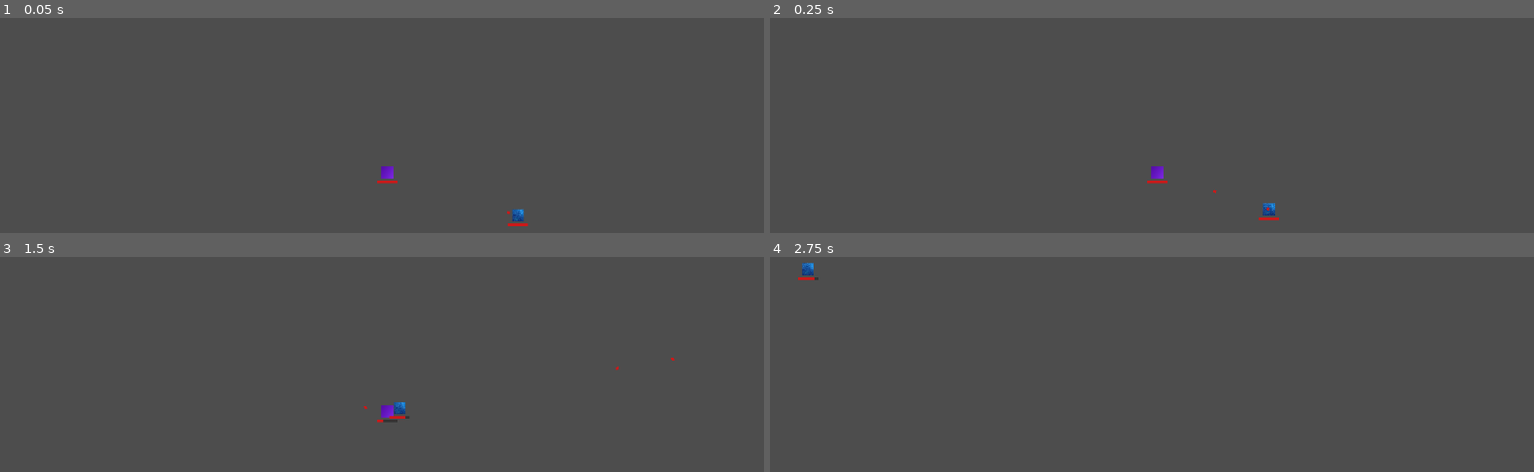
Above: before the commit, frames 1-4 (two rows, left to right).
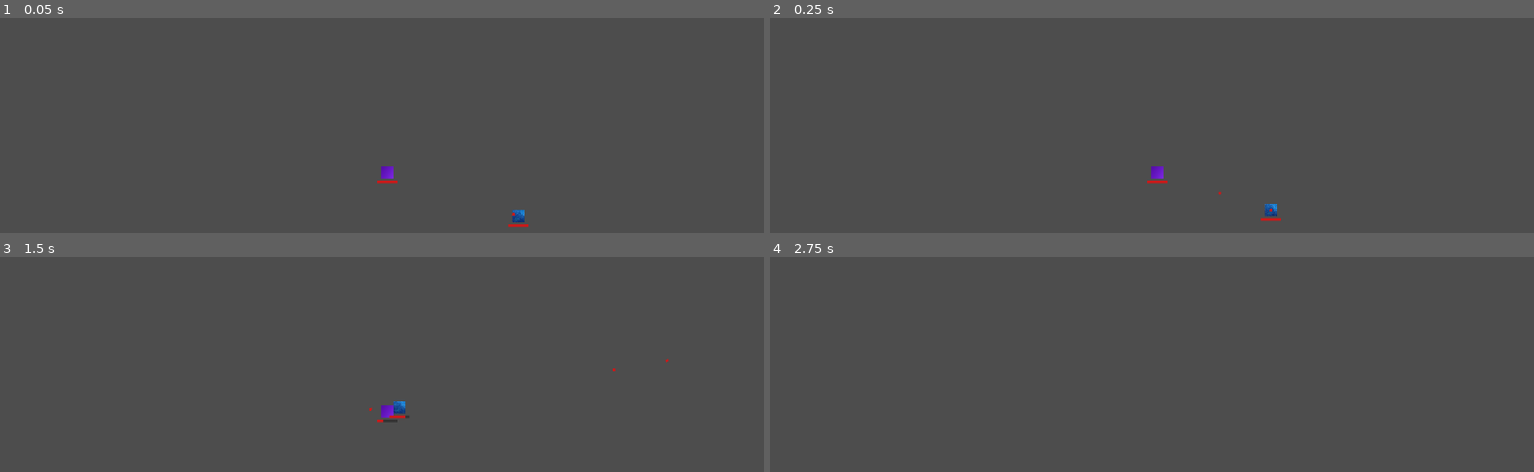
Above: after the commit, the same moments.

Repository: M-E-7/mob-fighter
Game: Godot game, scene res://Levels/basic_level.tscn
The game is run twice, just before and just after one commit, with the same random seed, the same clock (stepped at 60 frames per second) and the same inputs.
Inputs (mouse positions are in pixels of both pictures, inside the frame that each line leads up to):
- Up to frame 1 (0.05 s): no input
- Up to frame 2 (0.25 s): no input
- Up to frame 3 (1.5 s): move the mouse to (557, 390) at 0.52 s; press the mouse at (557, 390) at 0.53 s; hold Right (ui_right) 0.53-1.28 s; tap Enter at 1.25 s; move the mouse to (229, 433) at 1.27 s; release the mouse at (229, 433) at 1.28 s; hold Down (ui_down) from 1.28 s (still down); click (229, 433) at 1.35 s
- Up to frame 4 (2.75 s): move the mouse to (1236, 315) at 2.02 s; release Down (ui_down) at 2.03 s; press the mouse at (1236, 315) at 2.03 s; hold Right (ui_right) from 2.03 s (still down)

The runs differ from the first frame. In frame 1, less than 0.1% of the frame differs, in the area x 66-70%, y 88-98%; in frame 2, 0.1%; in frame 3, less than 0.1%; in frame 4, 0.1%, in the area x 3-7%, y 2-11%.

Commit message:
Refactor project to use InputComponent as the main source of input or enemy AI

Diff:
--- /dev/null
+++ b/Components/EnemyInputComponent.tscn
@@ -0,0 +1,7 @@
+[gd_scene format=3]
+
+[ext_resource type="Script" path="res://Components/Scripts/enemy_input_component.gd" id="1_eic"]
+
+[node name="EnemyInputComponent" type="Node" node_paths=PackedStringArray("entity")]
+script = ExtResource("1_eic")
+entity = NodePath("")
--- a/Components/EnemyMovementComponent.tscn
+++ /dev/null
@@ -1,7 +0,0 @@
-[gd_scene format=3 uid="uid://b5runqie88um5"]
-
-[ext_resource type="Script" uid="uid://crceaxci77wba" path="res://Components/Scripts/enemy_movement_component.gd" id="1_yody5"]
-
-[node name="EnemyMoveComponent" type="Node" unique_id=1019981700 node_paths=PackedStringArray("entity")]
-script = ExtResource("1_yody5")
-entity = NodePath("")
--- a/Components/EnemyShootComponent.tscn
+++ /dev/null
@@ -1,9 +0,0 @@
-[gd_scene format=3 uid="uid://dcrchex71mx4s"]
-
-[ext_resource type="Script" uid="uid://dj35xi6x81jor" path="res://Components/Scripts/enemy_shoot_component.gd" id="1_dwhus"]
-[ext_resource type="PackedScene" uid="uid://bw4k36ug8v1ji" path="res://Entities/Projectiles/bullet.tscn" id="2_q0fyr"]
-
-[node name="EnemyShootComponent" type="Node" unique_id=106082970 node_paths=PackedStringArray("entity")]
-script = ExtResource("1_dwhus")
-entity = NodePath("")
-bullet_scene = ExtResource("2_q0fyr")
--- /dev/null
+++ b/Components/MovementComponent.tscn
@@ -0,0 +1,7 @@
+[gd_scene format=3]
+
+[ext_resource type="Script" path="res://Components/Scripts/movement_component.gd" id="1_mc"]
+
+[node name="MovementComponent" type="Node" node_paths=PackedStringArray("entity")]
+script = ExtResource("1_mc")
+entity = NodePath("")
--- /dev/null
+++ b/Components/PlayerInputComponent.tscn
@@ -0,0 +1,7 @@
+[gd_scene format=3]
+
+[ext_resource type="Script" path="res://Components/Scripts/player_input_component.gd" id="1_pic"]
+
+[node name="PlayerInputComponent" type="Node" node_paths=PackedStringArray("entity")]
+script = ExtResource("1_pic")
+entity = NodePath("")
--- a/Components/PlayerMovementComponent.tscn
+++ /dev/null
@@ -1,7 +0,0 @@
-[gd_scene format=3 uid="uid://drljk71b3fnce"]
-
-[ext_resource type="Script" uid="uid://bxmsptut47wot" path="res://Components/Scripts/player_movement_component.gd" id="1_8nc1y"]
-
-[node name="PlayerMovementComponent" type="Node" unique_id=980605230 node_paths=PackedStringArray("entity")]
-script = ExtResource("1_8nc1y")
-entity = NodePath("")
--- a/Components/PlayerShootComponent.tscn
+++ /dev/null
@@ -1,9 +0,0 @@
-[gd_scene format=3 uid="uid://dqq0g3tmivp1x"]
-
-[ext_resource type="Script" uid="uid://qwxp5u85wrrx" path="res://Components/Scripts/player_shoot_component.gd" id="1_0cxgc"]
-[ext_resource type="PackedScene" uid="uid://bw4k36ug8v1ji" path="res://Entities/Projectiles/bullet.tscn" id="2_mwggj"]
-
-[node name="PlayerShootComponent" type="Node" unique_id=1163519858 node_paths=PackedStringArray("entity")]
-script = ExtResource("1_0cxgc")
-entity = NodePath("")
-bullet_scene = ExtResource("2_mwggj")
--- /dev/null
+++ b/Components/Scripts/enemy_input_component.gd
@@ -0,0 +1,20 @@
+extends InputComponent
+class_name EnemyInputComponent
+
+@export var entity: LivingEntity
+
+var player: Node2D
+
+
+func _ready() -> void:
+	player = get_tree().get_first_node_in_group("player")
+
+
+func _process(_delta: float) -> void:
+	if not entity or not player:
+		return
+
+	var direction := (player.global_position - entity.global_position).normalized()
+	move_vector = direction
+	shoot_pressed = true
+	aim_direction = direction
--- a/Components/Scripts/enemy_movement_component.gd
+++ /dev/null
@@ -1,24 +0,0 @@
-extends Node
-class_name EnemyMovementComponent
-## Component that moves the enemy towards the player
-
-@export var entity: LivingEntity
-
-var player: Node2D
-
-
-func _ready() -> void:
-	player = get_tree().get_first_node_in_group("player")
-
-
-func _physics_process(delta: float) -> void:
-	print(player)
-	print("player in movement enemy")
-	if not entity or not player:
-		return
-
-	var direction := (player.global_position - entity.global_position).normalized()
-	var target_velocity := direction * entity.max_speed
-
-	entity.velocity = entity.velocity.move_toward(target_velocity, entity.acceleration * delta)
-	entity.move_and_slide()
--- a/Components/Scripts/enemy_shoot_component.gd
+++ /dev/null
@@ -1,17 +0,0 @@
-extends ShootComponent
-class_name EnemyShootComponent
-## Shoots projectiles toward the player automatically
-
-var player: Node2D
-
-
-func _ready() -> void:
-	player = get_tree().get_first_node_in_group("player")
-
-
-func should_shoot() -> bool:
-	return player != null
-
-
-func get_direction() -> Vector2:
-	return (player.global_position - entity.global_position).normalized()
--- a/Components/Scripts/input_component.gd
+++ b/Components/Scripts/input_component.gd
@@ -1,2 +1,6 @@
 extends Node
 class_name InputComponent
+
+var move_vector: Vector2 = Vector2.ZERO
+var shoot_pressed: bool = false
+var aim_direction: Vector2 = Vector2.ZERO
--- /dev/null
+++ b/Components/Scripts/movement_component.gd
@@ -0,0 +1,17 @@
+extends Node
+class_name MovementComponent
+
+@export var entity: LivingEntity
+
+
+func move(direction: Vector2, delta: float) -> void:
+	if not entity:
+		return
+
+	if direction.length() > 0:
+		var target_velocity := direction * entity.max_speed
+		entity.velocity = entity.velocity.move_toward(target_velocity, entity.acceleration * delta)
+	else:
+		entity.velocity = entity.velocity.move_toward(Vector2.ZERO, entity.friction * delta)
+
+	entity.move_and_slide()
--- /dev/null
+++ b/Components/Scripts/player_input_component.gd
@@ -0,0 +1,15 @@
+extends InputComponent
+class_name PlayerInputComponent
+
+@export var entity: LivingEntity
+
+
+func _process(_delta: float) -> void:
+	if not entity:
+		return
+
+	move_vector = Input.get_vector("ui_left", "ui_right", "ui_up", "ui_down")
+	shoot_pressed = Input.is_action_pressed("shoot")
+
+	var mouse_pos := entity.get_global_mouse_position()
+	aim_direction = (mouse_pos - entity.global_position).normalized()
--- a/Components/Scripts/player_movement_component.gd
+++ /dev/null
@@ -1,44 +0,0 @@
-extends Node
-class_name PlayerMovementComponent
-## Component that handles player movement input and physics
-## Processes WASD/Arrow key input and applies smooth acceleration/deceleration
-
-# @export_group("Movement Settings")
-# @export var max_speed: float = 200.0
-# @export var acceleration: float = 1000.0
-# @export var friction: float = 800.0
-
-# var player: CharacterBody2D
-@export var entity: LivingEntity
-
-
-func _ready() -> void:
-	pass
-	# player = get_parent() as CharacterBody2D
-	# if not player:
-	# 	push_error("MovementComponent must be a child of CharacterBody2D")
-	# else:
-	# 	print("MovementComponent: Successfully connected to player")
-
-
-func _physics_process(delta: float) -> void:
-	if not entity:
-		return
-
-	# Get input direction
-	var input_vector := Input.get_vector("ui_left", "ui_right", "ui_up", "ui_down")
-
-	# Debug output
-	if input_vector.length() > 0:
-		print("Input: ", input_vector, " | Velocity: ", entity.velocity)
-
-	if input_vector.length() > 0:
-		# Apply acceleration toward target velocity
-		var target_velocity : Variant = input_vector * entity.max_speed
-		entity.velocity = entity.velocity.move_toward(target_velocity, entity.acceleration * delta)
-	else:
-		# Apply friction to slow down
-		entity.velocity = entity.velocity.move_toward(Vector2.ZERO, entity.friction * delta)
-
-	# Move the player
-	entity.move_and_slide()
--- a/Components/Scripts/player_shoot_component.gd
+++ /dev/null
@@ -1,12 +0,0 @@
-extends ShootComponent
-class_name PlayerShootComponent
-## Shoots projectiles toward the mouse cursor on input
-
-
-func should_shoot() -> bool:
-	return Input.is_action_pressed("shoot")
-
-
-func get_direction() -> Vector2:
-	var mouse_pos := entity.get_global_mouse_position()
-	return (mouse_pos - entity.global_position).normalized()
--- a/Components/Scripts/BASE_shoot_component.gd
+++ b/Components/Scripts/shoot_component.gd
@@ -1,6 +1,5 @@
 extends Node
 class_name ShootComponent
-## Base shooting component - override get_direction() and should_shoot() in subclasses
 
 @export var entity: LivingEntity
 @export var bullet_scene: PackedScene
@@ -8,30 +7,19 @@
 var shoot_timer: float = 0.0
 
 
-func _physics_process(delta: float) -> void:
+func try_shoot(shoot_pressed: bool, direction: Vector2, delta: float) -> void:
 	if not entity:
 		return
 
 	shoot_timer = max(shoot_timer - delta, 0.0)
 
-	if should_shoot() and shoot_timer <= 0.0:
-		shoot()
+	if shoot_pressed and shoot_timer <= 0.0:
+		shoot(direction)
 		shoot_timer = 1.0 / entity.fire_rate
 
 
-func should_shoot() -> bool:
-	# override this
-	return false
-
-
-func get_direction() -> Vector2:
-	# override this
-	return Vector2.RIGHT
-
-
-func shoot() -> void:
+func shoot(direction: Vector2) -> void:
 	var bullet: Bullet = bullet_scene.instantiate()
-	var direction := get_direction()
 
 	bullet.setup(direction, entity.bullet_damage, entity)
 
--- /dev/null
+++ b/Components/ShootComponent.tscn
@@ -0,0 +1,9 @@
+[gd_scene format=3]
+
+[ext_resource type="Script" uid="uid://cl25ctwftxc60" path="res://Components/Scripts/shoot_component.gd" id="1_sc"]
+[ext_resource type="PackedScene" uid="uid://bw4k36ug8v1ji" path="res://Entities/Projectiles/bullet.tscn" id="2_bullet"]
+
+[node name="ShootComponent" type="Node" node_paths=PackedStringArray("entity")]
+script = ExtResource("1_sc")
+entity = NodePath("")
+bullet_scene = ExtResource("2_bullet")
--- a/Entities/BasicEnemy/enemy.gd
+++ b/Entities/BasicEnemy/enemy.gd
@@ -1,4 +1,6 @@
 extends LivingEntity
+class_name Enemy
+
 ## Enemy entity that chases and shoots at the player
 
 
--- a/Entities/BasicEnemy/enemy.tscn
+++ b/Entities/BasicEnemy/enemy.tscn
@@ -2,21 +2,27 @@
 
 [ext_resource type="PackedScene" uid="uid://c8p4xt0fmdmve" path="res://Entities/LivingEntity/living_entity.tscn" id="1_atj7c"]
 [ext_resource type="Script" uid="uid://bh3dnt6cd7tkx" path="res://Entities/BasicEnemy/enemy.gd" id="2_ginvw"]
-[ext_resource type="PackedScene" uid="uid://dcrchex71mx4s" path="res://Components/EnemyShootComponent.tscn" id="3_ginvw"]
-[ext_resource type="PackedScene" uid="uid://b5runqie88um5" path="res://Components/EnemyMovementComponent.tscn" id="4_5i364"]
+[ext_resource type="PackedScene" path="res://Components/EnemyInputComponent.tscn" id="3_eic"]
+[ext_resource type="PackedScene" path="res://Components/MovementComponent.tscn" id="4_mc"]
+[ext_resource type="PackedScene" path="res://Components/ShootComponent.tscn" id="5_sc"]
 [ext_resource type="Texture2D" uid="uid://wt3c1btrca8j" path="res://Entities/BasicEnemy/blueTexture.png" id="4_kra7d"]
 
-[node name="Enemy" unique_id=1517977448 node_paths=PackedStringArray("shootComponent") instance=ExtResource("1_atj7c")]
+[node name="Enemy" unique_id=1517977448 node_paths=PackedStringArray("inputComponent", "movementComponent", "shootComponent") instance=ExtResource("1_atj7c")]
 script = ExtResource("2_ginvw")
-shootComponent = NodePath("EnemyShootComponent")
+inputComponent = NodePath("EnemyInputComponent")
+movementComponent = NodePath("MovementComponent")
+shootComponent = NodePath("ShootComponent")
 
-[node name="EnemyShootComponent" parent="." index="0" unique_id=106082970 node_paths=PackedStringArray("entity") instance=ExtResource("3_ginvw")]
+[node name="EnemyInputComponent" parent="." index="0" node_paths=PackedStringArray("entity") instance=ExtResource("3_eic")]
 entity = NodePath("..")
 
-[node name="EnemyMoveComponent" parent="." index="1" unique_id=1019981700 node_paths=PackedStringArray("entity") instance=ExtResource("4_5i364")]
+[node name="MovementComponent" parent="." index="1" node_paths=PackedStringArray("entity") instance=ExtResource("4_mc")]
 entity = NodePath("..")
 
-[node name="SpriteDisplay" parent="." index="6" unique_id=386316919]
+[node name="ShootComponent" parent="." index="2" node_paths=PackedStringArray("entity") instance=ExtResource("5_sc")]
+entity = NodePath("..")
+
+[node name="SpriteDisplay" parent="." index="7" unique_id=386316919]
 position = Vector2(-9.536743e-07, -0.08333515)
 scale = Vector2(0.14285715, 0.16823897)
 texture = ExtResource("4_kra7d")
--- a/Entities/LivingEntity/livingEntity.gd
+++ b/Entities/LivingEntity/livingEntity.gd
@@ -1,31 +1,41 @@
 extends CharacterBody2D
 class_name LivingEntity
-## Entity coordinator that manages components
-## Provides clean API for external systems to access player components
+
+@export_group("Components")
+@export var inputComponent: InputComponent
+@export var movementComponent: MovementComponent
+@export var shootComponent: ShootComponent
+@export var hurtboxComponent: HurtboxComponent
+@export var healthComponent: HealthComponent
+@export var healthDisplayComponent: HealthDisplayComponent
 
 @export_group("Movement Settings")
-# @export var movementComponent: PlayerMovementComponent
-@export var hurtboxComponent: HurtboxComponent
 @export var max_speed: float = 200.0
 @export var acceleration: float = 1000.0
 @export var friction: float = 800.0
 
 @export_group("Health Settings")
-@export var healthComponent: HealthComponent
-@export var healthDisplayComponent: HealthDisplayComponent
 @export var max_health: float = 100.0
 @export var starting_health: float = 100.0
 
 @export_group("Shooting Settings")
-@export var shootComponent: ShootComponent
 @export var fire_rate: float = 5.0
 @export var bullet_damage: float = 10.0
 
 
 func _ready() -> void:
 	pass
-	# EventBus.entity_died.connect(_on_entity_died)
-	# EventBus.entity_damaged.connect(_on_entity_damaged)
+
+
+func _physics_process(delta: float) -> void:
+	if not inputComponent:
+		return
+
+	if movementComponent:
+		movementComponent.move(inputComponent.move_vector, delta)
+
+	if shootComponent:
+		shootComponent.try_shoot(inputComponent.shoot_pressed, inputComponent.aim_direction, delta)
 
 
 func _on_entity_died(entity: Node) -> void:
--- a/Entities/Player/player.tscn
+++ b/Entities/Player/player.tscn
@@ -2,21 +2,27 @@
 
 [ext_resource type="PackedScene" uid="uid://c8p4xt0fmdmve" path="res://Entities/LivingEntity/living_entity.tscn" id="1_tekja"]
 [ext_resource type="Script" uid="uid://b7jws2ckucrfd" path="res://Entities/Player/player.gd" id="2_4wf4l"]
-[ext_resource type="PackedScene" uid="uid://dqq0g3tmivp1x" path="res://Components/PlayerShootComponent.tscn" id="3_5c2io"]
-[ext_resource type="PackedScene" uid="uid://drljk71b3fnce" path="res://Components/PlayerMovementComponent.tscn" id="4_4wf4l"]
+[ext_resource type="PackedScene" path="res://Components/PlayerInputComponent.tscn" id="3_pic"]
+[ext_resource type="PackedScene" path="res://Components/MovementComponent.tscn" id="4_mc"]
+[ext_resource type="PackedScene" path="res://Components/ShootComponent.tscn" id="5_sc"]
 [ext_resource type="Texture2D" uid="uid://dljtw1vf7hbi3" path="res://Entities/Player/purpleTexture.png" id="4_mv1ah"]
 
-[node name="Player" unique_id=1517977448 node_paths=PackedStringArray("shootComponent") instance=ExtResource("1_tekja")]
+[node name="Player" unique_id=1517977448 node_paths=PackedStringArray("inputComponent", "movementComponent", "shootComponent") instance=ExtResource("1_tekja")]
 script = ExtResource("2_4wf4l")
-shootComponent = NodePath("PlayerShootComponent")
+inputComponent = NodePath("PlayerInputComponent")
+movementComponent = NodePath("MovementComponent")
+shootComponent = NodePath("ShootComponent")
 
-[node name="PlayerShootComponent" parent="." index="0" unique_id=1163519858 node_paths=PackedStringArray("entity") instance=ExtResource("3_5c2io")]
+[node name="PlayerInputComponent" parent="." index="0" node_paths=PackedStringArray("entity") instance=ExtResource("3_pic")]
 entity = NodePath("..")
 
-[node name="PlayerMovementComponent" parent="." index="1" unique_id=980605230 node_paths=PackedStringArray("entity") instance=ExtResource("4_4wf4l")]
+[node name="MovementComponent" parent="." index="1" node_paths=PackedStringArray("entity") instance=ExtResource("4_mc")]
 entity = NodePath("..")
 
-[node name="SpriteDisplay" parent="." index="6" unique_id=386316919]
+[node name="ShootComponent" parent="." index="2" node_paths=PackedStringArray("entity") instance=ExtResource("5_sc")]
+entity = NodePath("..")
+
+[node name="SpriteDisplay" parent="." index="7" unique_id=386316919]
 position = Vector2(-2.3841858e-07, -9.536743e-07)
 scale = Vector2(0.08333333, 0.06642065)
 texture = ExtResource("4_mv1ah")
Not shown, added: Components/Scripts/enemy_input_component.gd.uid
Not shown, removed: Components/Scripts/enemy_movement_component.gd.uid
Not shown, removed: Components/Scripts/enemy_shoot_component.gd.uid
Not shown, added: Components/Scripts/movement_component.gd.uid
Not shown, added: Components/Scripts/player_input_component.gd.uid
Not shown, removed: Components/Scripts/player_movement_component.gd.uid
Not shown, removed: Components/Scripts/player_shoot_component.gd.uid
Renamed: Components/Scripts/BASE_shoot_component.gd.uid -> Components/Scripts/shoot_component.gd.uid
